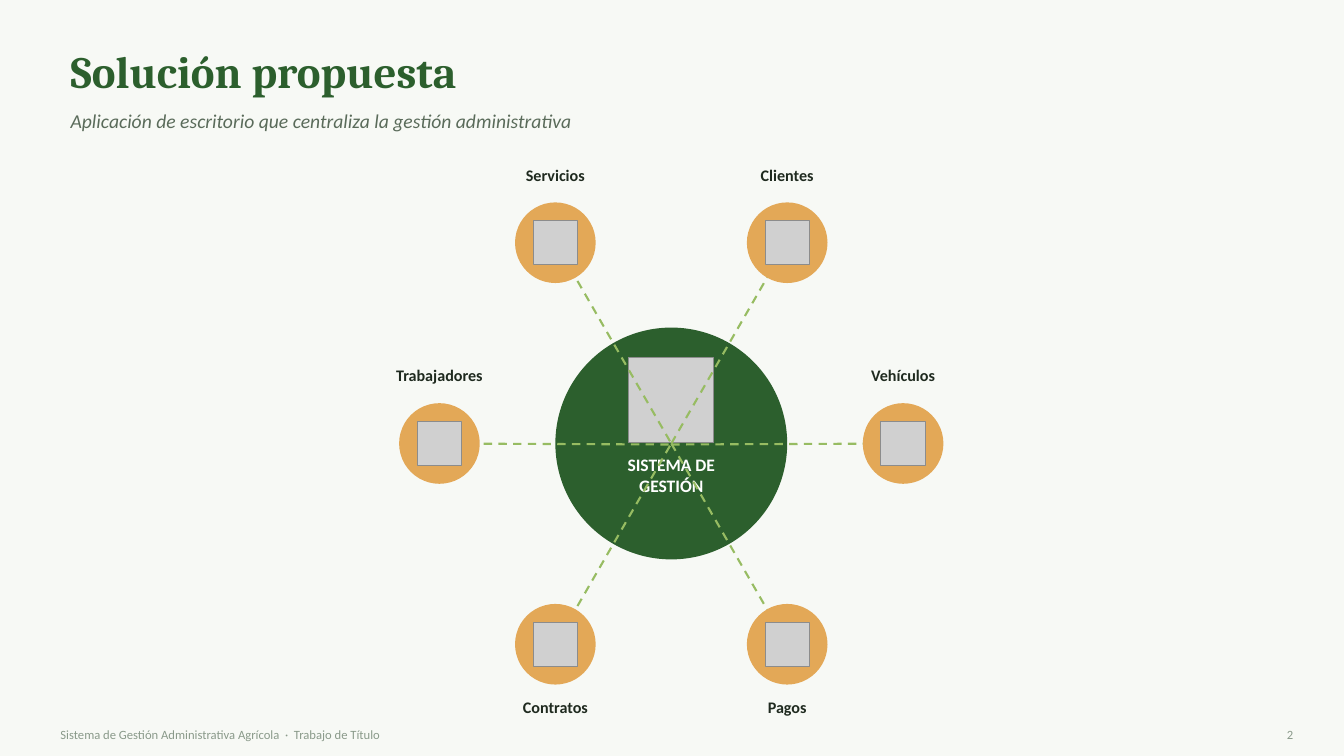
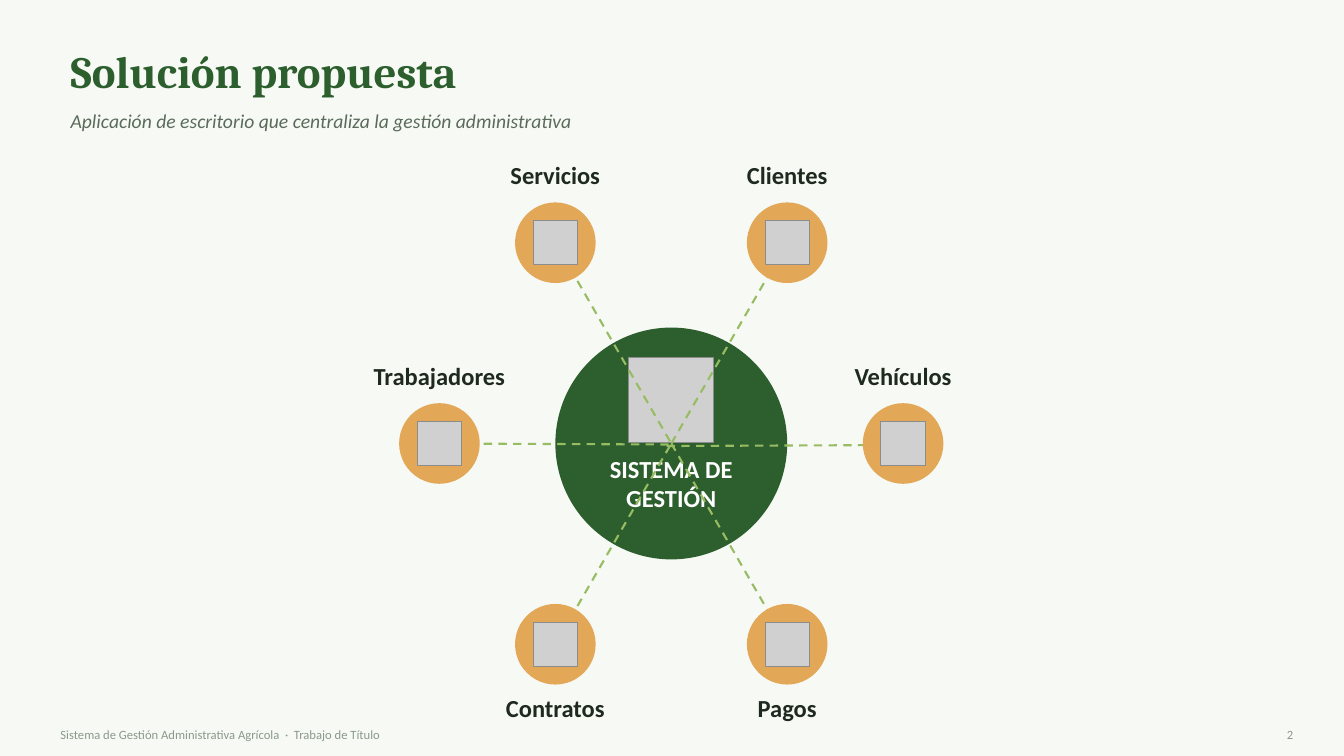
Before and after one commit to xXAlex236Xx/Capstone_005D, a slide deck: slide 3 of FASE 1/Evidencias Grupales/Presentacion_Proyecto.pptx (slide 2 before the commit). Drawn at 1344x756 pixels with LibreOffice and Linux fonts; fonts in the diff are those of the drawing; grey boxes stand for pictures. Boxes give left, top, right and bottom in pixels: in the first picture for what was removed or moved away, otherwise in the second. Text is boxed around its words. In the diff, an @@ line names an element or a change of style, - is before the commit and + after.

```diff
--- a/FASE 1/Evidencias Grupales/Presentacion_Proyecto.pptx
+++ b/FASE 1/Evidencias Grupales/Presentacion_Proyecto.pptx
@@ size 11.5 to 17.5 pt in 6 elements at [510,167,599,184], [747,166,827,184], [855,367,952,385], [758,701,817,721], [506,701,605,717], [374,367,505,389] @@
@@ text "SISTEMA DE" at [610,458,732,513]: size 12.5 to 17.5 pt @@
@@ line moved from (671, 445) - (903, 444) to (666, 446) - (898, 446) @@
```
Also in this commit, not shown: 7 other slides changed, 1 slide added.
